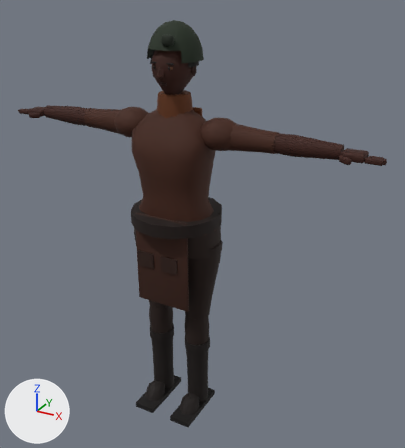
A saved change to the glTF model creative/3d-characters/npc_trader/exports/tb_npc_trader.three-web-toon.glb.
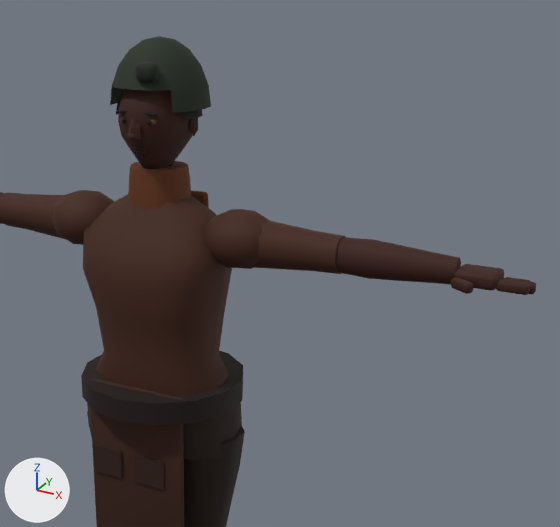
Old and new are each drawn whole from a camera (50 mm lens) standing at (1.2, -1.948, 1.954) and looking at (0.089, 0.071, 0.945) and again close up on the part from 21% to 99% of the width and 0% to 66% of the height. Lighting does not change. The marker at lower left points along +X, +Y and +Z. The older version's two pictures come first. Vertices at exactly the same position are counted once.

In view in the first close-up: 'npc_trader_mesh'.
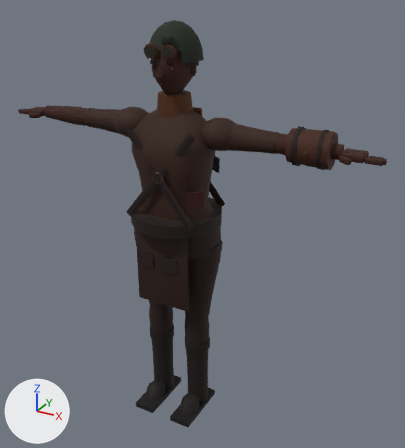
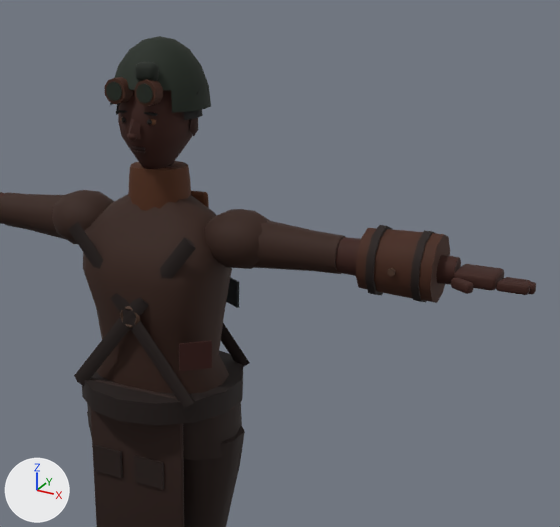
Where the change shows, as pixel boxes [x1, y1, x2, y2] in the close-ups (560 x 527 px):
part 1 of me_npc_trader_mesh, added: after [104, 77, 133, 104]
part 2 of me_npc_trader_mesh, added: after [106, 82, 122, 101]
part 3 of me_npc_trader_mesh, added: after [134, 79, 163, 107]
part 4 of me_npc_trader_mesh, added: after [136, 83, 153, 103]
part 5 of me_npc_trader_mesh, added: after [365, 225, 393, 296]
part 6 of me_npc_trader_mesh, added: after [410, 230, 434, 302]
part 7 of me_npc_trader_mesh, added: after [387, 268, 396, 276]
part 8 of me_npc_trader_mesh, added: after [226, 277, 239, 308]
part 9 of me_npc_trader_mesh, added: after [69, 222, 250, 409]
part 10 of me_npc_trader_mesh, added (brown): after [356, 228, 450, 303]
part 11 of me_npc_trader_mesh, recoloured: [68, 75, 343, 399] in both

Edits to the bpy script that builds the scene:
```text
Change me_npc_trader_mesh:
    used by ob_npc_trader_mesh; location = (0.0, 0.0, 0.0)
    remove me_npc_trader_mesh.from_pydata(...)  # 2400 vertices, 4538 faces; spans x -0.86..0.86, y -0.2..0.2, z 0.0..1.8
    add me_npc_trader_mesh.from_pydata(...)  # 2870 vertices, 5330 faces; spans x -0.86..0.86, y -0.2..0.2, z 0.0..1.8
    me_npc_trader_mesh part 1: a new loose piece, a 10-sided cylinder along y spanning x -0.064..-0.012, y -0.113..-0.083, z 1.673..1.727, in mat_tbc_skin
    me_npc_trader_mesh part 2: a new loose piece, a 10-sided cylinder along y spanning x -0.057..-0.019, y -0.116..-0.112, z 1.68..1.72, in mat_tbc_skin
    me_npc_trader_mesh part 3: a new loose piece, a 10-sided cylinder along y spanning x 0.012..0.064, y -0.113..-0.083, z 1.673..1.727, in mat_tbc_skin
    me_npc_trader_mesh part 4: a new loose piece, a 10-sided cylinder along y spanning x 0.019..0.057, y -0.116..-0.112, z 1.68..1.72, in mat_tbc_skin
    me_npc_trader_mesh part 5: a new loose piece, a 10-sided cylinder along x spanning x 0.529..0.545, y -0.064..0.064, z 1.305..1.455, in mat_tbc_skin
    me_npc_trader_mesh part 6: a new loose piece, a 10-sided cylinder along x spanning x 0.625..0.641, y -0.064..0.064, z 1.305..1.455, in mat_tbc_skin
    me_npc_trader_mesh part 7: a new loose piece, a 6-sided cylinder along y spanning x 0.5781..0.5919, y -0.072..-0.064, z 1.372..1.388, in mat_tbc_skin
    me_npc_trader_mesh part 8: the loose piece of 8 vertices spanning x 0.0..0.08, y -0.14..-0.13, z 0.78..0.86 is copied, and the copy is turned 148.2 degrees about the z axis through its middle and scaled by 0.931, then moved by (0.08, 0.27, 0.39); it spans x 0.08..0.15, y 0.11..0.15, z 1.18..1.25
    me_npc_trader_mesh part 9: 284 vertices added at x -0.17..0.17, y -0.15..0.15, z 1.01..1.41
    me_npc_trader_mesh part 10: 30 vertices added at x 0.51..0.67, y -0.06..0.06, z 1.31..1.45
    me_npc_trader_mesh part 11: 1040 kept faces spanning x -0.45..0.45, y -0.15..0.13, z 0.61..1.8 get new vertex colours
    other edits to the shape of me_npc_trader_mesh do not show in these pictures
```
